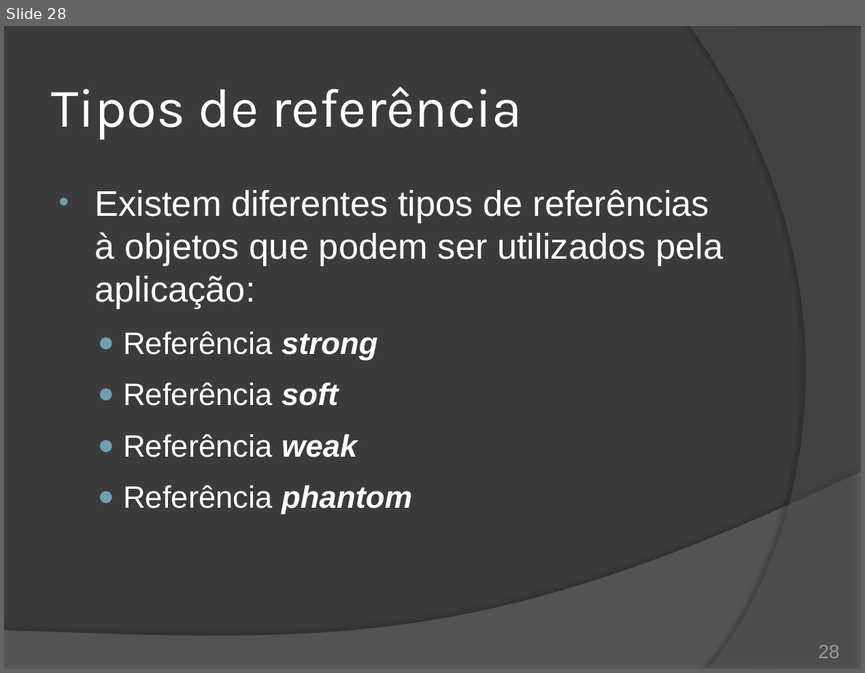
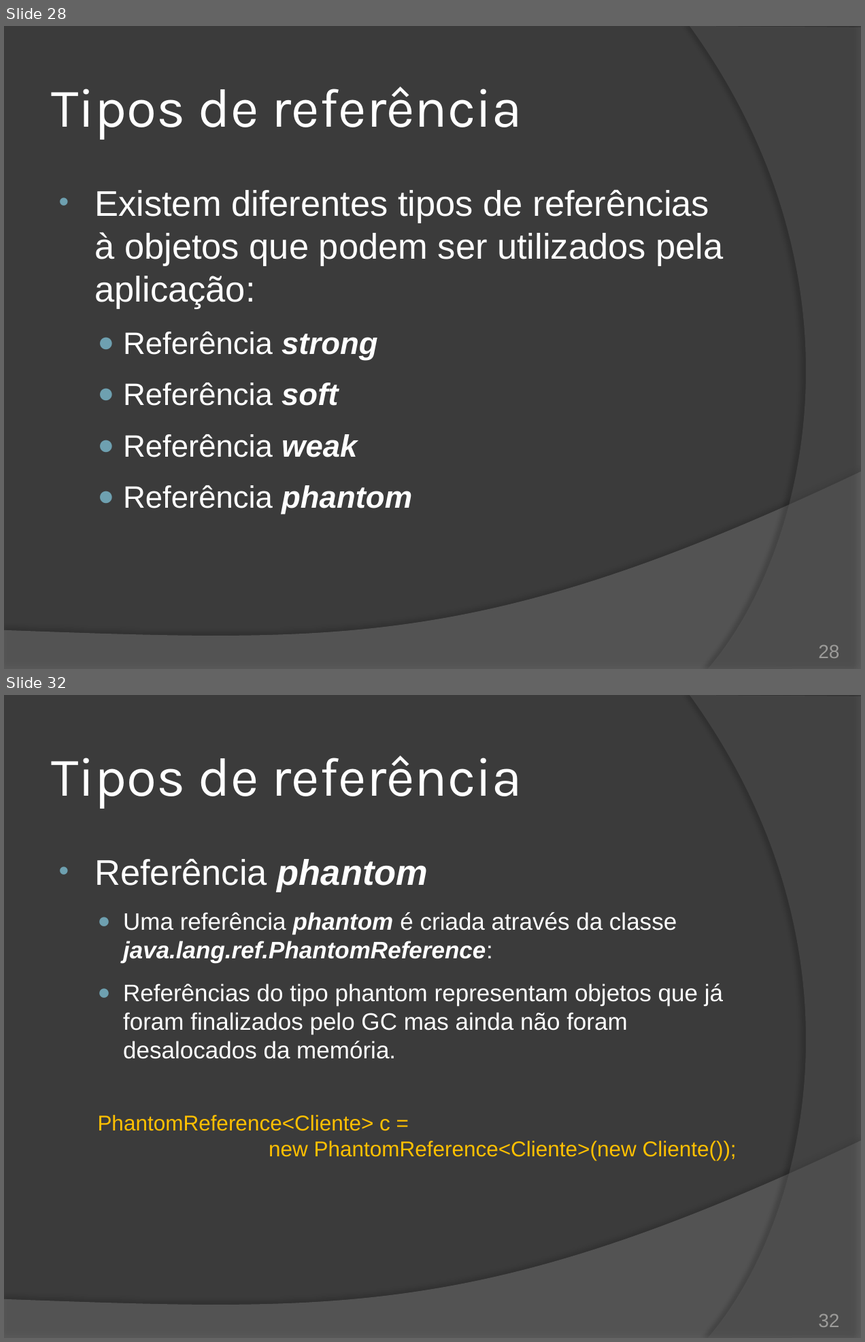
Before and after one commit to duchesqui/slzvieira-training, a slide deck: 2-Java-Programmer-Modulo-II/11.Capitulo05.pptx. Shown one above the other, each under a label of ours: slide 28 before the commit, slides 28 and 32 after it; the slides between them are not shown. The pictures are 865x673 and 865x1342 pixels, drawn with LibreOffice and Linux fonts; fonts in the diff are those of the drawing. Boxes give left, top, right and bottom in pixels: in the first picture for what was removed or moved away, otherwise in the second. Text is boxed around its words. In the diff, an @@ line names an element or a change of style, - is before the commit and + after.

```diff
--- a/2-Java-Programmer-Modulo-II/11.Capitulo05.pptx
+++ b/2-Java-Programmer-Modulo-II/11.Capitulo05.pptx
@@ slide 32 added at bbox=[4, 695, 861, 1338], background #3B3B3B; not listed: 2 template elements that a slide beside it also shows @@
@@ title added at bbox=[51, 756, 522, 809], 46 pt, text #FFFFFF @@
+Tipos de referência
@@ text added at bbox=[94, 858, 736, 1160], 20 pt, text #FFFFFF @@
+• Referência phantom
+  ● Uma referência phantom é criada através da classe java.lang.ref.PhantomReference:
+  ● Referências do tipo phantom representam objetos que já foram finalizados pelo GC mas ainda não foram desalocados da memória.
+  PhantomReference<Cliente> c =
+  new PhantomReference<Cliente>(new Cliente());
@@ page number added at bbox=[818, 1314, 839, 1327], 16 pt, text #9D9B9A @@
+32
```
Also in this commit, not shown: 1 slide changed, 3 other slides added, 1 slide removed, 2 other files.
